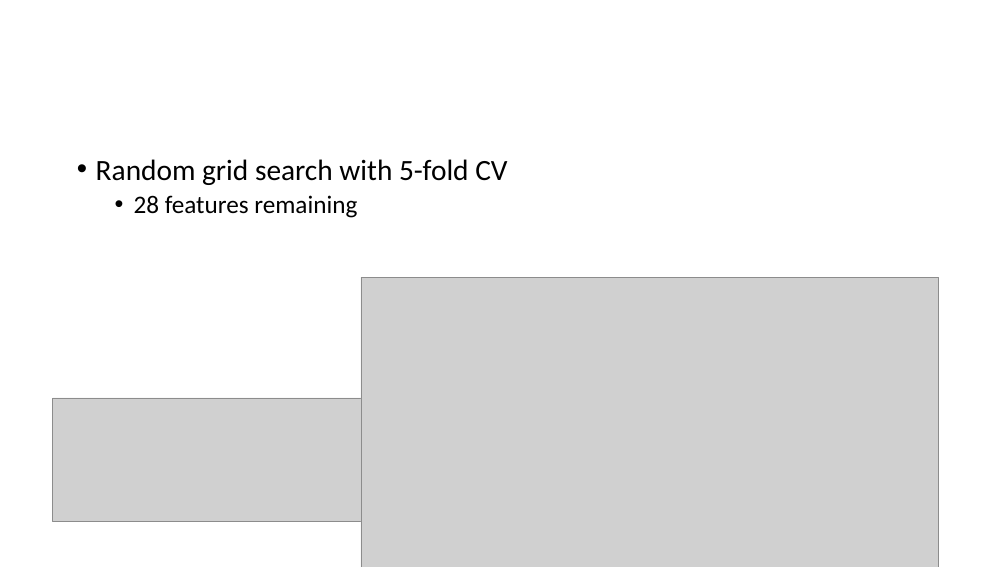
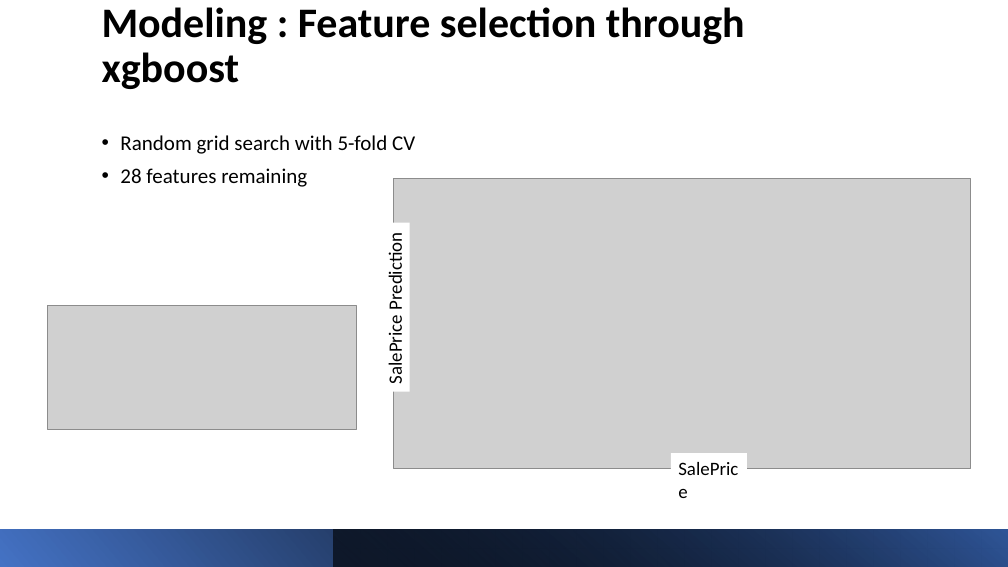
Before and after one commit to koeunlim/ML-Project, a slide deck: slide 8 of ML_Project_KL.pptx. Drawn at 1008x567 pixels with LibreOffice and Linux fonts; fonts in the diff are those of the drawing; grey boxes stand for pictures. Boxes give left, top, right and bottom in pixels: in the first picture for what was removed or moved away, otherwise in the second. Text is boxed around its words. In the diff, an @@ line names an element or a change of style, - is before the commit and + after.

```diff
--- a/ML_Project_KL.pptx
+++ b/ML_Project_KL.pptx
@@ title added at <box>102,7,745,89</box>, 40 pt, text #000000, bold @@
+Modeling : Feature selection through xgboost
@@ text "Random grid search with 5-fold ...": place and size @@
-text "Random grid search with 5-fold ..." at <box>96,159,507,218</box>
+text "Random grid search with 5-fold ..." at <box>120,135,415,187</box>
@@ text "Random grid search with 5-fold ..." at <box>120,135,415,187</box>: size 28 to 20 pt in "Random grid search with 5-fold CV"; size 24 to 20 pt in "28 features remaining"; list level 2 to 1 in "28 features remaining" @@
@@ picture: place and size @@
-picture at <box>361,278,938,567</box>
+picture at <box>393,178,971,468</box>
@@ rectangle added at <box>380,222,410,392</box>, fill #FFFFFF, 18 pt, text #000000 @@
+SalePrice Prediction
@@ picture: place and size @@
-picture at <box>53,398,361,522</box>
+picture at <box>48,305,356,429</box>
@@ rectangle added at <box>671,453,746,483</box>, fill #FFFFFF, 18 pt, text #000000 @@
+SalePrice
@@ rectangle added at <box>0,529,1008,567</box>, fill gradient #4472C4 to #000000 @@
@@ rectangle added at <box>334,529,1008,567</box>, fill gradient #000000 to #2F5597 @@
```
Also in this commit, not shown: 5 other slides changed, 13 slides added, 6 slides removed, 3 other files.
